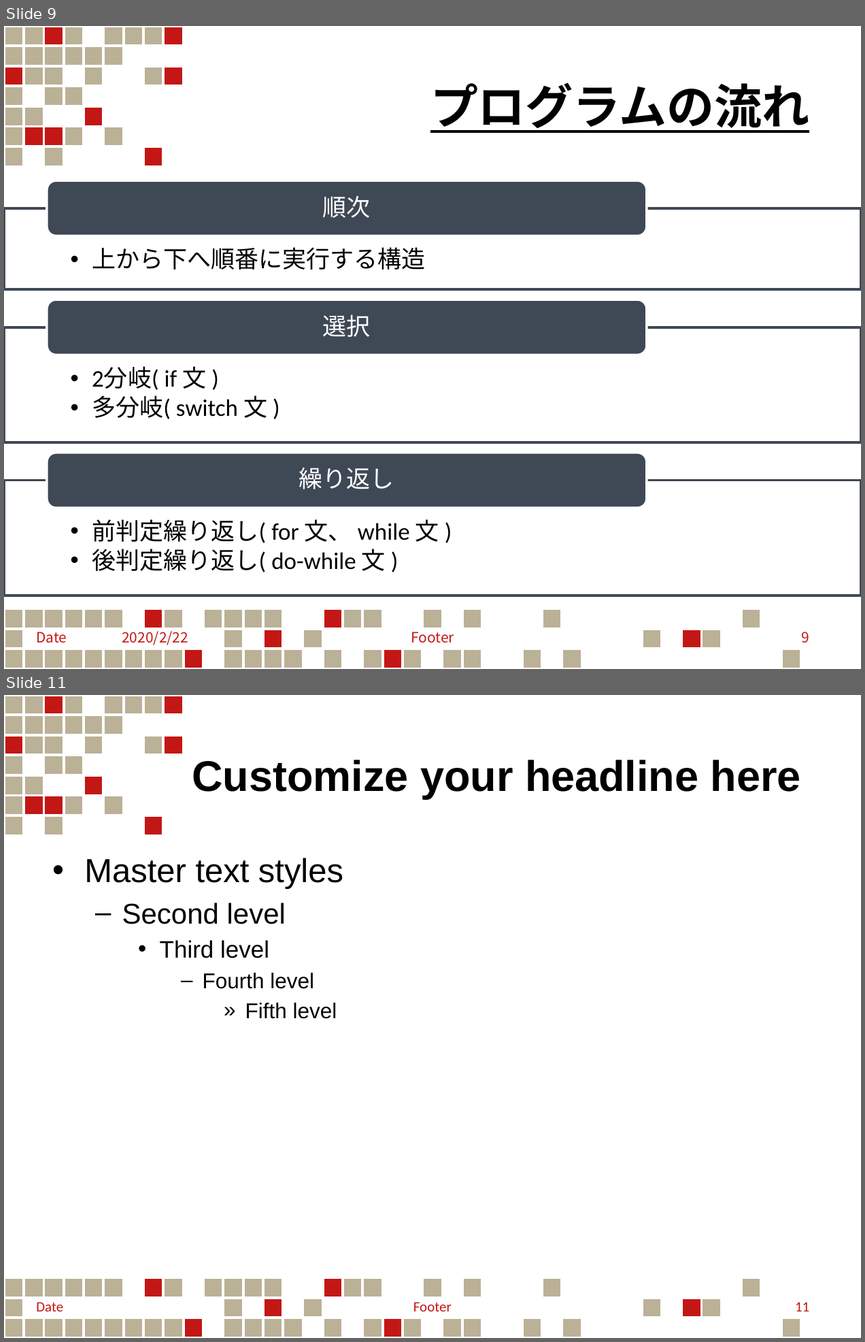
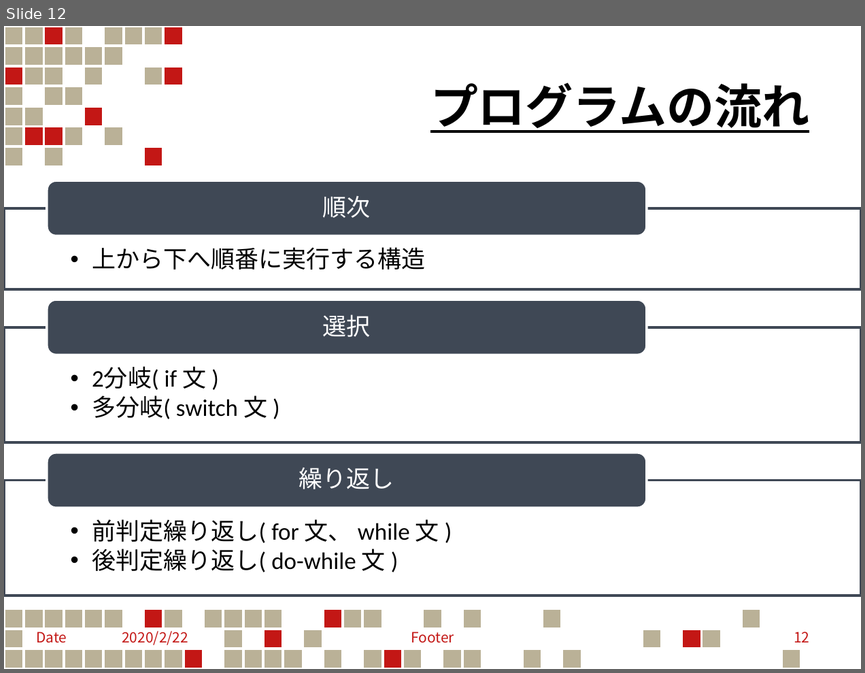
Before and after one commit to KoreanGinseng/StepUpFestival, a slide deck: ステフェスゲームPG.pptx. Shown one above the other, each under a label of ours: slides 9 and 11 before the commit, slide 12 after it; the slides between them are not shown. The pictures are 865x1342 and 865x673 pixels, drawn with LibreOffice and Linux fonts; fonts in the diff are those of the drawing. Boxes give left, top, right and bottom in pixels: in the first picture for what was removed or moved away, otherwise in the second. Text is boxed around its words. In the diff, an @@ line names an element or a change of style, - is before the commit and + after.

```diff
--- a/ステフェスゲームPG.pptx
+++ b/ステフェスゲームPG.pptx
@@ slide 11 removed at bbox=[4, 695, 861, 1338], background #FFFFFF; not listed: 192 template elements that a slide beside it also shows @@
@@ title removed at bbox=[192, 760, 801, 799] @@
-Customize your headline here
@@ text removed at bbox=[84, 858, 343, 1019] @@
-• Master text styles
-  – Second level
-    • Third level
-      – Fourth level
-        » Fifth level
@@ text removed at bbox=[36, 1302, 63, 1311] @@
-Date
@@ text removed at bbox=[413, 1302, 451, 1311] @@
-Footer
@@ page number removed at bbox=[795, 1302, 809, 1311] @@
-11
@@ what was slide 9 is now slide 12 @@
@@ page number at bbox=[793, 631, 809, 642]: text changed @@
-9
+12
```
Also in this commit, not shown: 1 slide changed, 6 slides added, 1 other slide removed, 18 other files.
